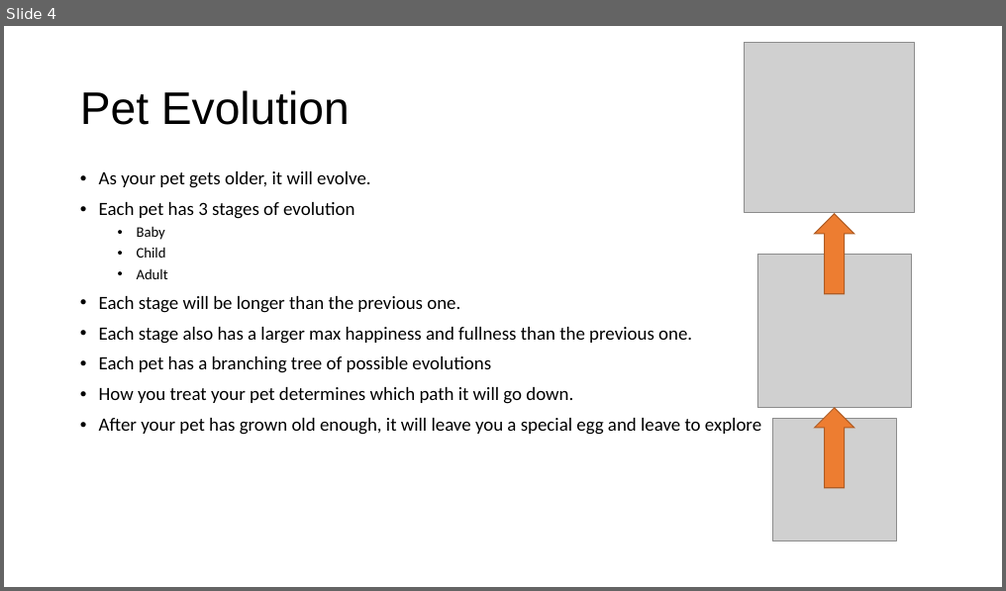
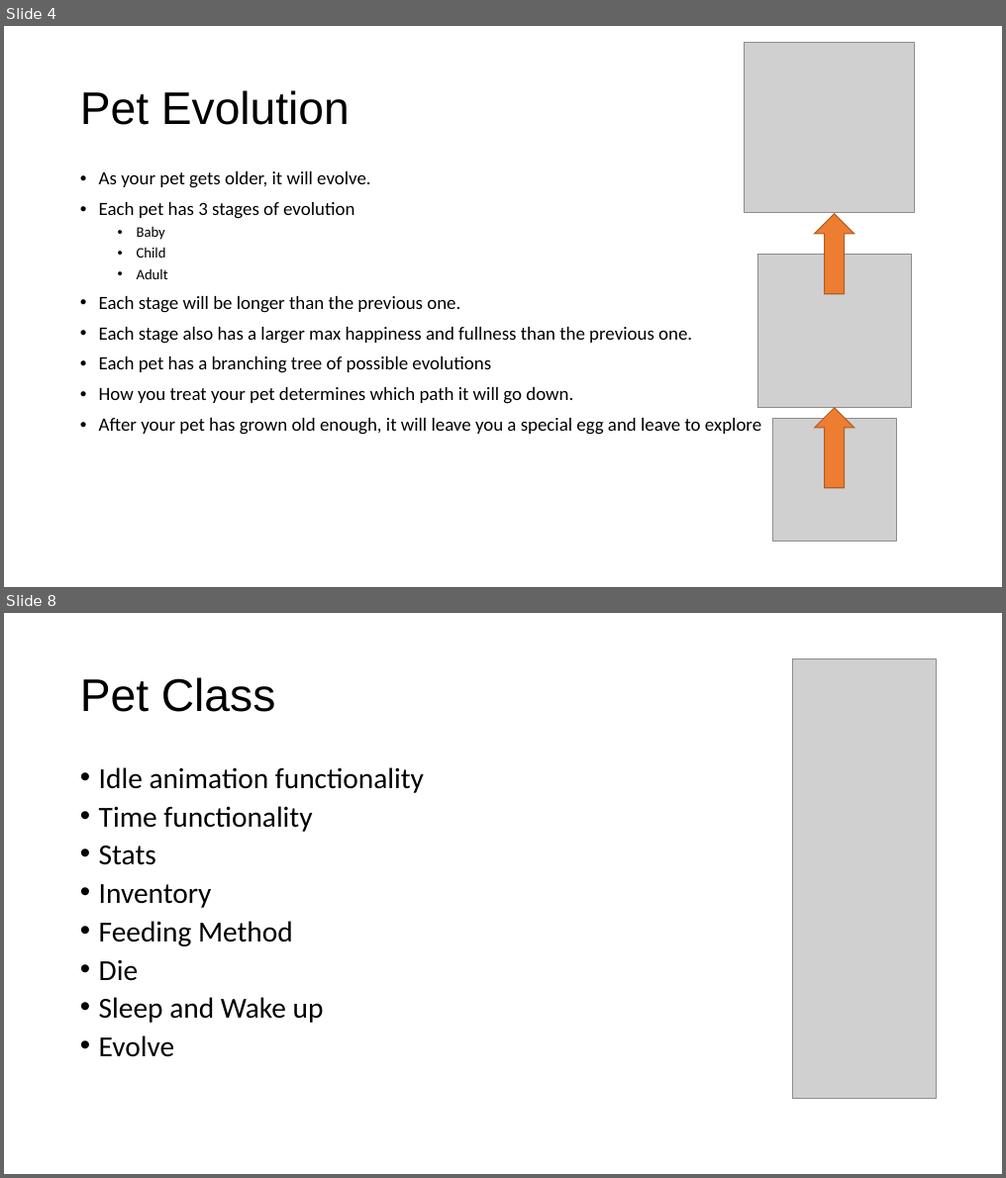
Before and after one commit to GregVanK/PibbliePums, a slide deck: Documents/GamePresentation1.pptx. Shown one above the other, each under a label of ours: slide 4 before the commit, slides 4 and 8 after it; the slides between them are not shown. The pictures are 1006x591 and 1006x1178 pixels, drawn with LibreOffice and Linux fonts; fonts in the diff are those of the drawing; grey boxes stand for pictures; background and template pictures are left out. Boxes give left, top, right and bottom in pixels: in the first picture for what was removed or moved away, otherwise in the second. Text is boxed around its words. In the diff, an @@ line names an element or a change of style, - is before the commit and + after.

```diff
--- a/Documents/GamePresentation1.pptx
+++ b/Documents/GamePresentation1.pptx
@@ slide 8 added at (x1=4, y1=613, x2=1002, y2=1174), background picture (left out) @@
@@ picture added at (x1=792, y1=659, x2=936, y2=1099) @@
@@ title added at (x1=80, y1=677, x2=275, y2=712), 44 pt, text #000000 @@
+Pet Class
@@ text added at (x1=99, y1=767, x2=424, y2=1058), 28 pt, text #000000 @@
+• Idle animation functionality
+• Time functionality
+• Stats
+• Inventory
+• Feeding Method
+• Die
+• Sleep and Wake up
+• Evolve
```
Also in this commit, not shown: 1 slide changed, 6 other slides added, 4 slides removed, 3 other files.
